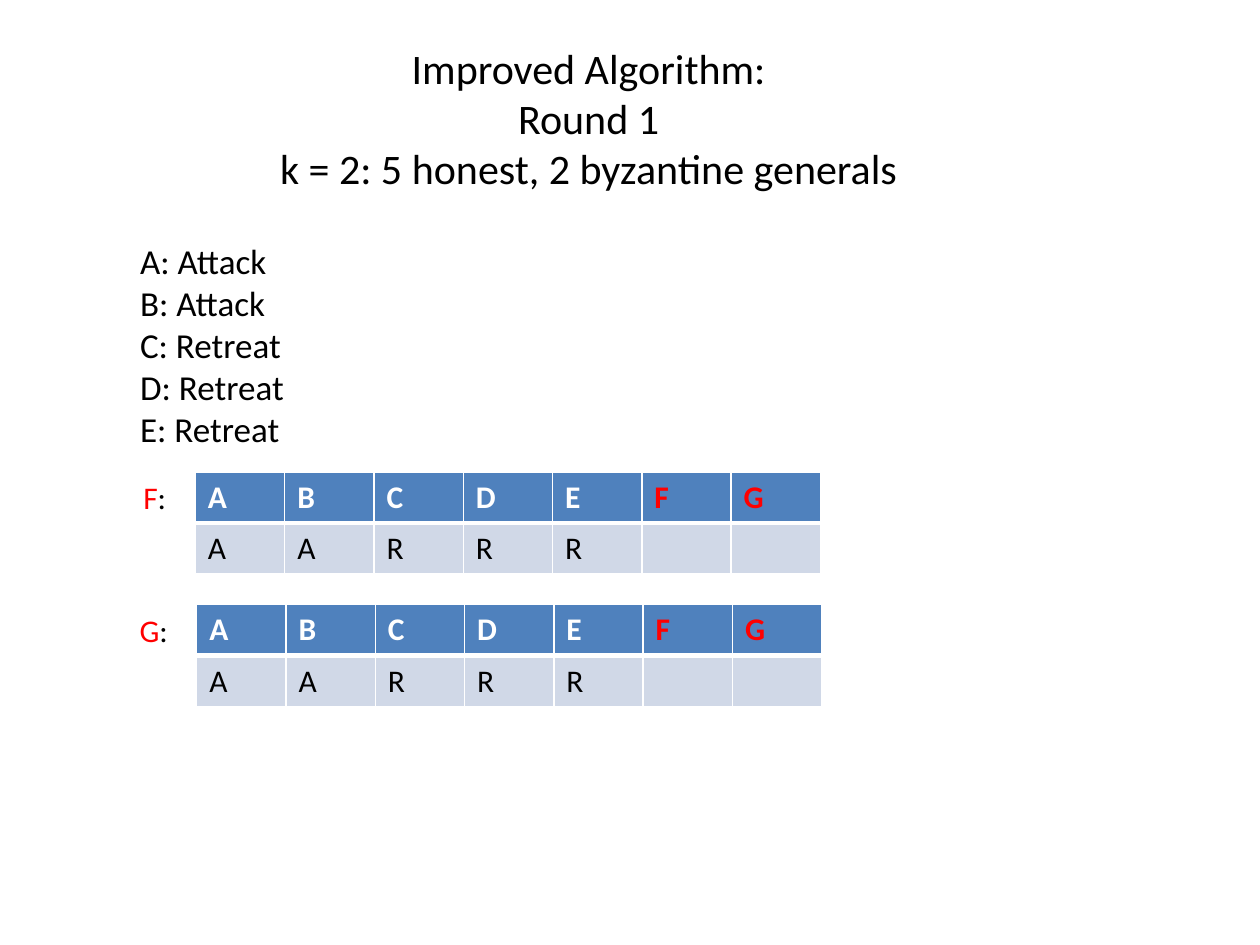
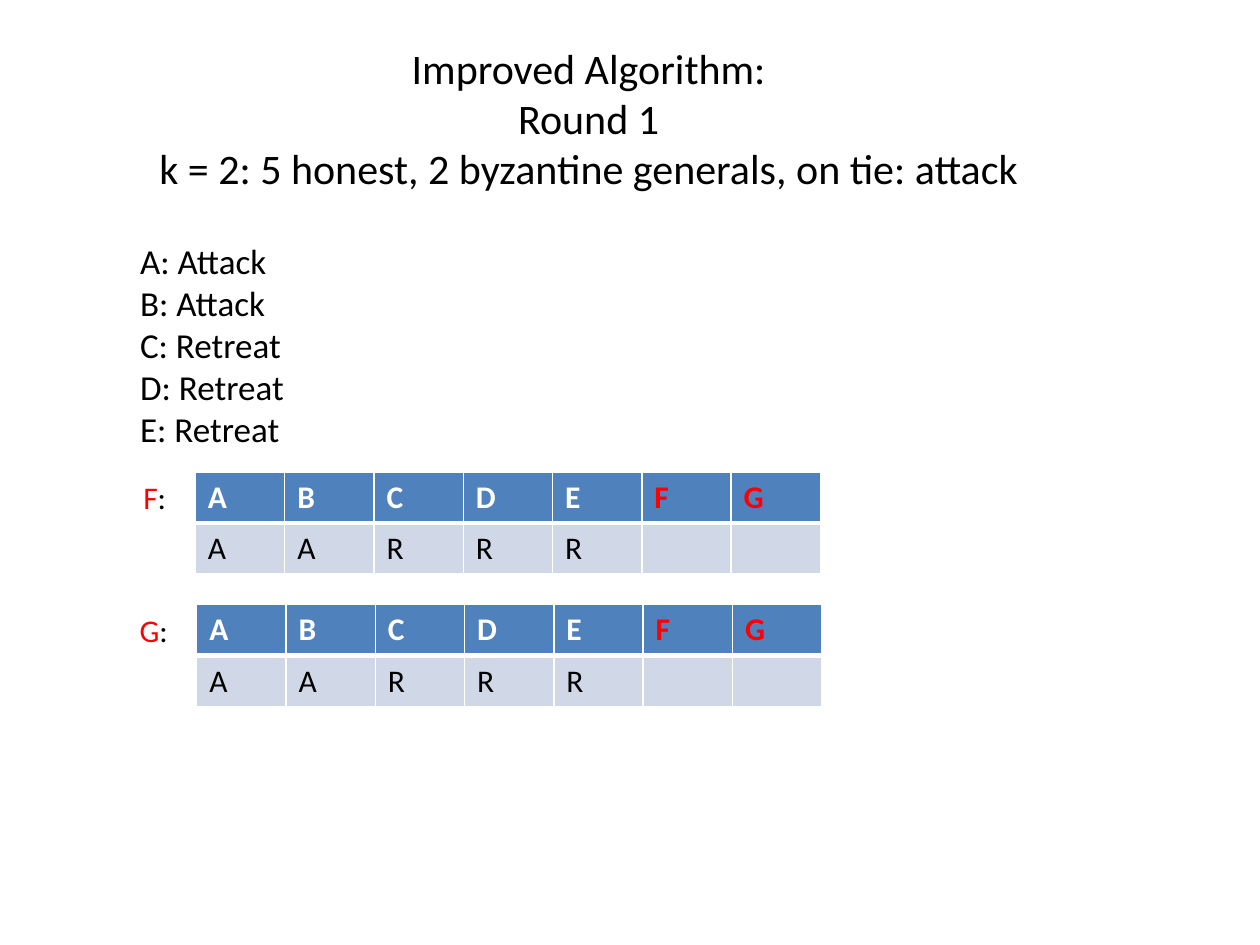
Before and after one commit to tjeromin/Distributed-Systems, a slide deck: slide 4 of Lab4/task3.pptx. Drawn at 1260x945 pixels with LibreOffice and Linux fonts; fonts in the diff are those of the drawing. Boxes give left, top, right and bottom in pixels: in the first picture for what was removed or moved away, otherwise in the second. Text is boxed around its words. In the diff, an @@ line names an element or a change of style, - is before the commit and + after.

Commit message:
slides update

```diff
--- a/Lab4/task3.pptx
+++ b/Lab4/task3.pptx
@@ text at (159,154,1018,192): text changed @@
-k = 2: 5 honest, 2 byzantine generals
+k = 2: 5 honest, 2 byzantine generals, on tie: attack
```
Also in this commit, not shown: 1 other slide changed, 1 other file.
